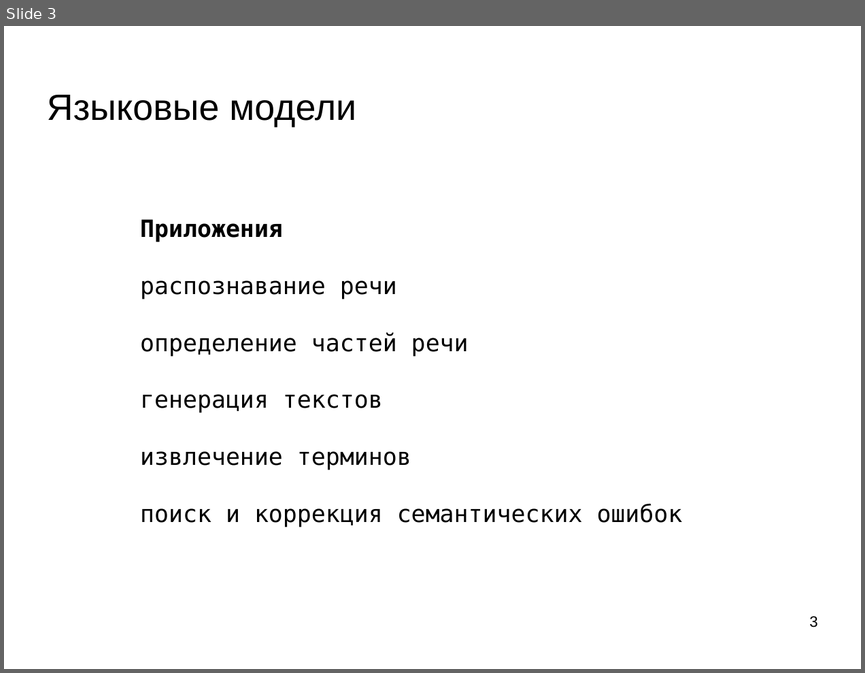
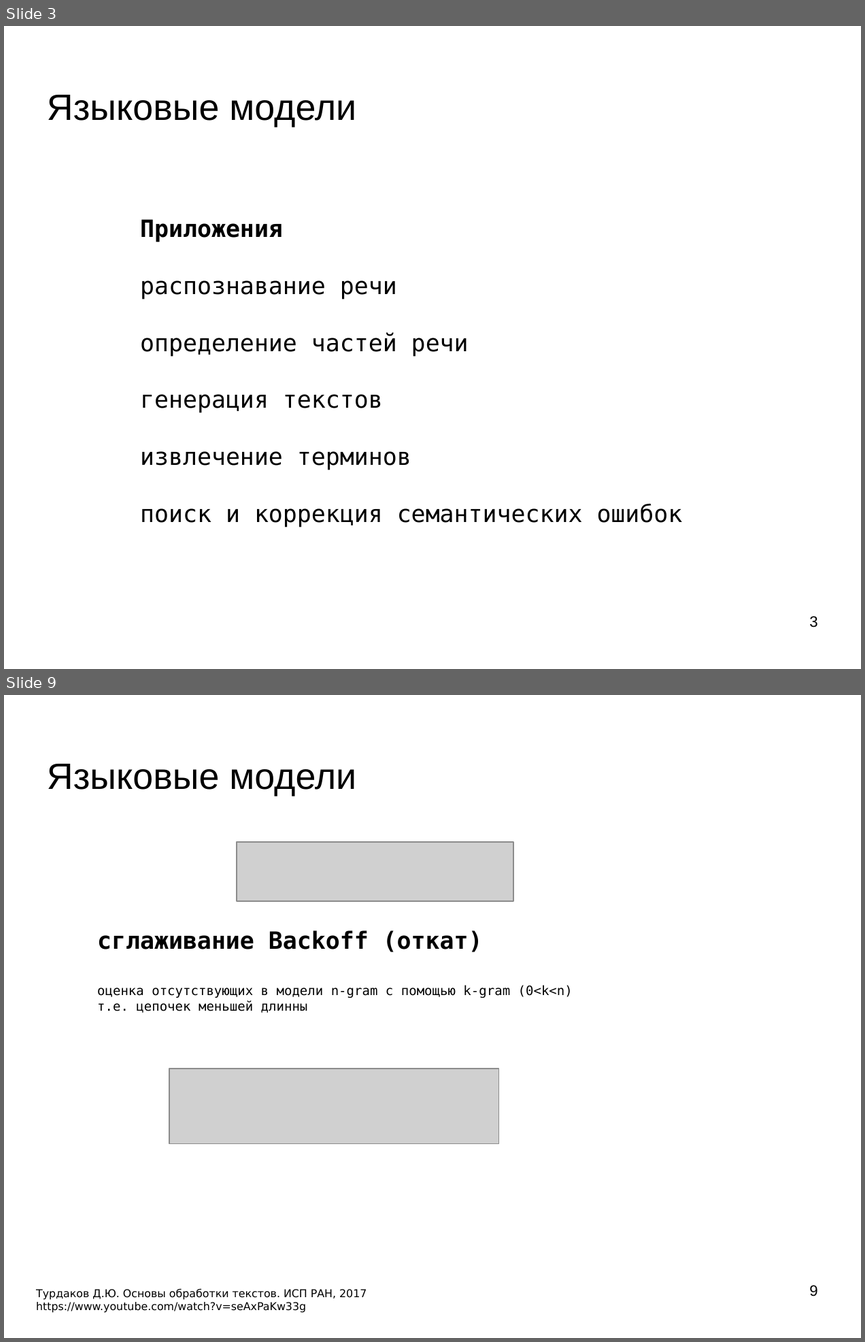
Before and after one commit to mechanoid5/ml_nlp_2022, a slide deck: 05-lang-model.odp. Shown one above the other, each under a label of ours: slide 3 before the commit, slides 3 and 9 after it; the slides between them are not shown. The pictures are 865x673 and 865x1342 pixels, drawn with LibreOffice and Linux fonts; fonts in the diff are those of the drawing; grey boxes stand for pictures; background and template pictures are left out. Boxes give left, top, right and bottom in pixels: in the first picture for what was removed or moved away, otherwise in the second. Text is boxed around its words. In the diff, an @@ line names an element or a change of style, - is before the commit and + after.

```diff
--- a/05-lang-model.odp
+++ b/05-lang-model.odp
@@ slide 9 added at (4, 695, 861, 1338), background picture (left out) @@
@@ title added at (47, 764, 356, 796), 33.9 pt, text #000000 @@
+Языковые модели
@@ picture added at (237, 842, 513, 901) @@
@@ text added at (97, 930, 572, 1013), 12 pt, text #000000 @@
+сглаживание Backoff (откат)
+оценка отсутствующих в модели n-gram с помощью k-gram (0<k<n)
+т.е. цепочек меньшей длинны
@@ picture added at (170, 1068, 499, 1144) @@
@@ page number added at (809, 1285, 817, 1296), 14 pt, text #000000 @@
+9
@@ text added at (36, 1288, 366, 1312), 10 pt, text #000000 @@
+Турдаков Д.Ю. Основы обработки текстов. ИСП РАН, 2017
+https://www.youtube.com/watch?v=seAxPaKw33g
```
Also in this commit, not shown: 5 slides changed, 4 other slides added, 2 slides removed, 1 other file.
